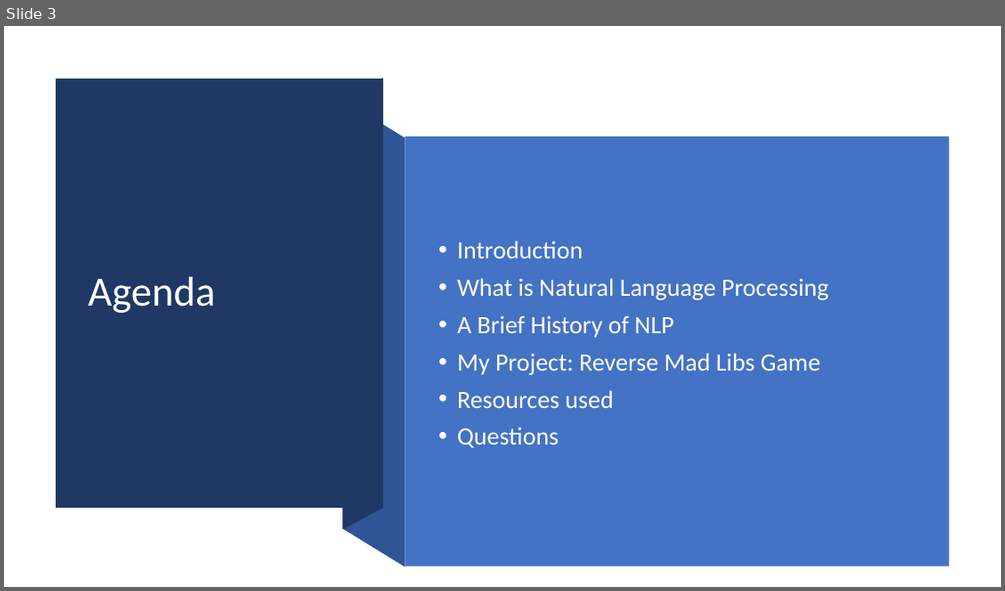
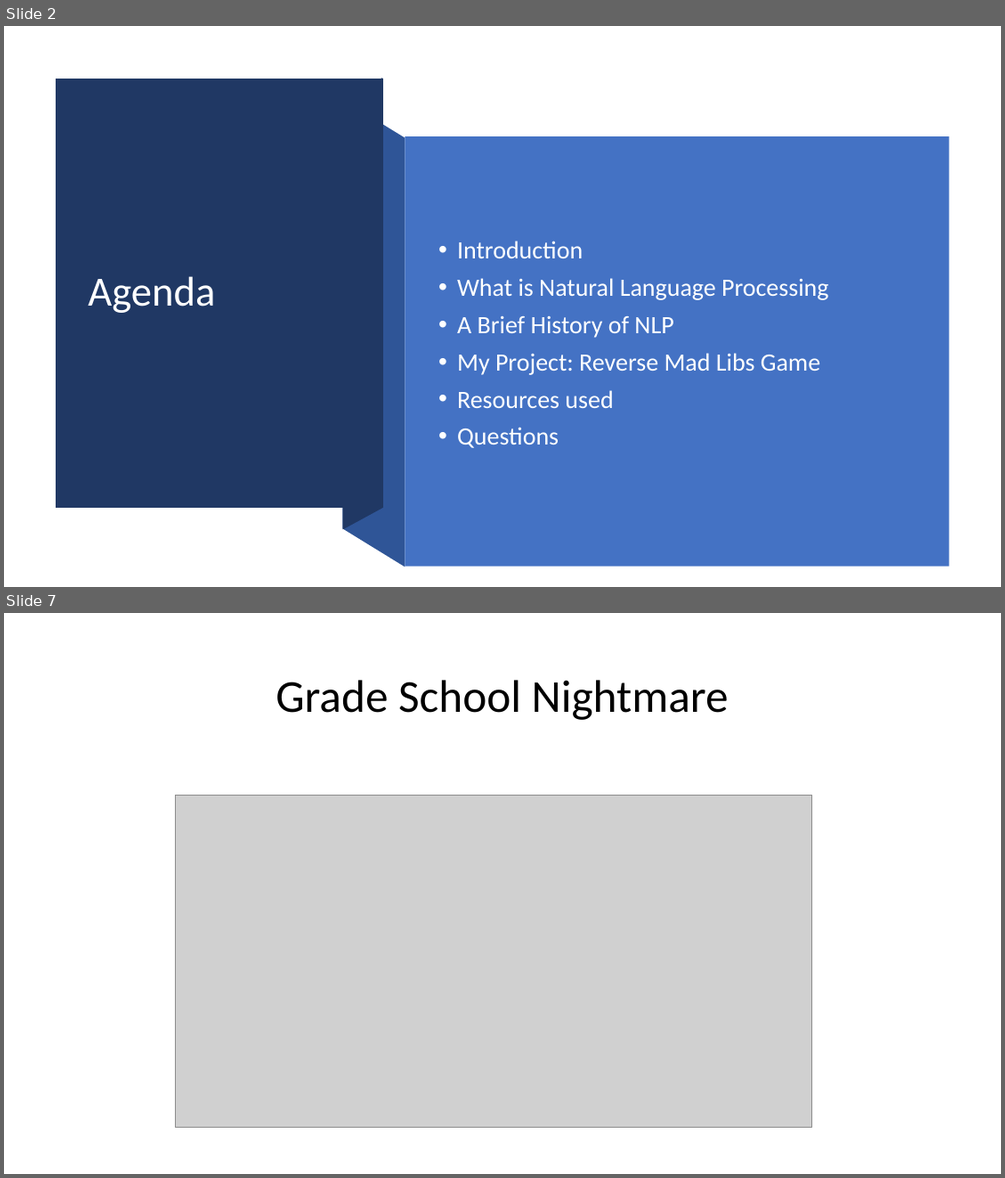
Before and after one commit to scottbing/SB_6000_NLP, a slide deck: Reverse Mad Libs.pptx. Shown one above the other, each under a label of ours: slide 3 before the commit, slides 2 and 7 after it; the slides between them are not shown. The pictures are 1005x591 and 1005x1178 pixels, drawn with LibreOffice and Linux fonts; fonts in the diff are those of the drawing; grey boxes stand for pictures. Boxes give left, top, right and bottom in pixels: in the first picture for what was removed or moved away, otherwise in the second. Text is boxed around its words. In the diff, an @@ line names an element or a change of style, - is before the commit and + after.

```diff
--- a/Reverse Mad Libs.pptx
+++ b/Reverse Mad Libs.pptx
@@ slide 7 added at box(4, 613, 1001, 1174), background #FFFFFF @@
@@ title added at box(275, 680, 728, 720), 44 pt, text #000000 @@
+Grade School Nightmare
@@ picture added at box(176, 795, 812, 1127) @@
@@ what was slide 3 is now slide 2 @@
```
Also in this commit, not shown: 4 slides changed, 13 other slides added, 2 slides removed, 3 other files.
